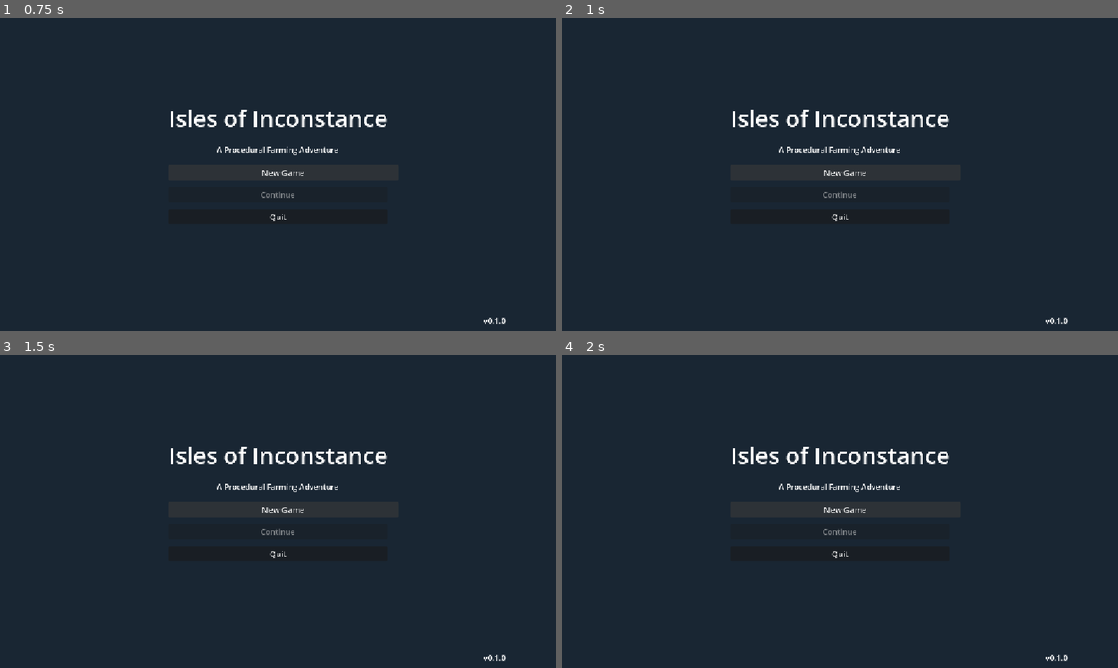
Above: before the commit, frames 1-4 (two rows, left to right).
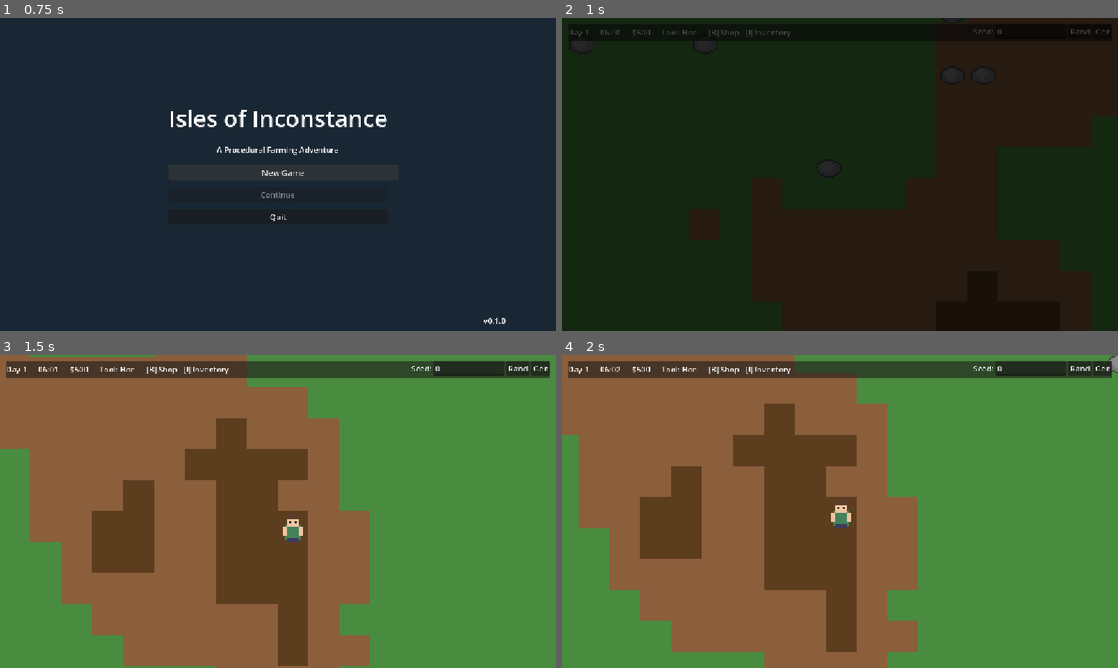
Above: after the commit, the same moments.

Repository: chrisriv10/Isles-of-Inconstance
Game: Godot game, scene res://scenes/Bootstrap.tscn
Same seed, same stepped clock (60 frames per second), same inputs: the game is played once before the commit and once after it.
Inputs (mouse positions are in pixels of both pictures, inside the frame that each line leads up to):
- Up to frame 1 (0.75 s): click "New Game" at 0.5 s
- Up to frame 2 (1 s): no input
- Up to frame 3 (1.5 s): click (283, 508) at 1.25 s, where only the run before the commit has a clickable "New Game"
- Up to frame 4 (2 s): no input

Frame 1 is identical in both runs. In frame 2, 97% of the frame differs, in the area x 0-100%, y 0-100%; in frame 3, 99%; in frame 4, 99%.

Commit message:
fix: working main menu

Diff:
--- a/scripts/Bootstrap.gd
+++ b/scripts/Bootstrap.gd
@@ -10,7 +10,7 @@
 	call_deferred("_connect_signals")
 
 func _connect_signals() -> void:
-	main_menu = get_node("MainMenu")
+	main_menu = get_node("CanvasLayer/MainMenu") as Control
 	game = get_node("Game")
 
 	if main_menu:
@@ -46,9 +46,9 @@
 		game.visible = true
 
 	# Show HUD now that game is starting
-	var hud: Control = null
+	var hud: CanvasLayer = null
 	if game and game.has_node("HUD"):
-		hud = game.get_node("HUD")
+		hud = game.get_node("HUD") as CanvasLayer
 		hud.visible = true
 
 	# Reset game state
@@ -99,9 +99,9 @@
 		game.visible = true
 
 	# Show HUD now that game is starting
-	var hud: Control = null
+	var hud: CanvasLayer = null
 	if game and game.has_node("HUD"):
-		hud = game.get_node("HUD")
+		hud = game.get_node("HUD") as CanvasLayer
 		hud.visible = true
 
 	# Load the save file
Not shown, added: addons/ziva_agent/bin-deps/windows_x86_64/.gdignore
Not shown, added: addons/ziva_agent/icon.svg
Not shown, added: addons/ziva_agent/manifest.json
Not shown, added: addons/ziva_agent/ziva_agent.gdextension.uid
Not shown, added: addons/ziva_agent/LICENSE.md
Not shown, added: addons/ziva_agent/README.md
Not shown, added: addons/ziva_agent/audio/done-sound.wav
Not shown, added: addons/ziva_agent/audio/knock.wav
Not shown, added: addons/ziva_agent/audio/pop-bright.wav
Not shown, added: addons/ziva_agent/audio/soft-ping.wav
Not shown, added: addons/ziva_agent/audio/tink.wav
Not shown, added: addons/ziva_agent/audio/xylophone.wav
(and 3 more such lines)
